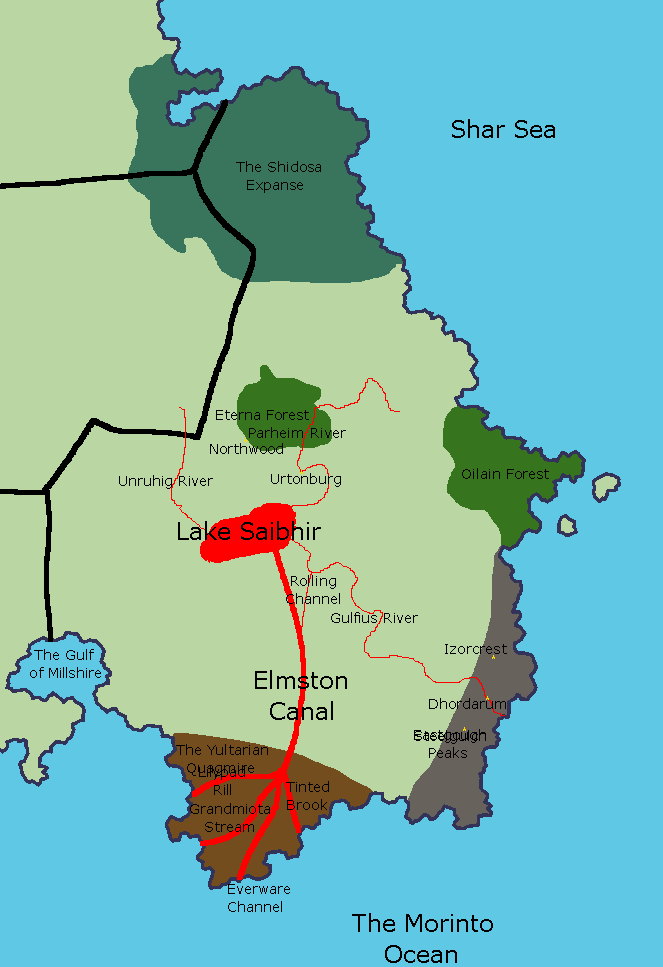
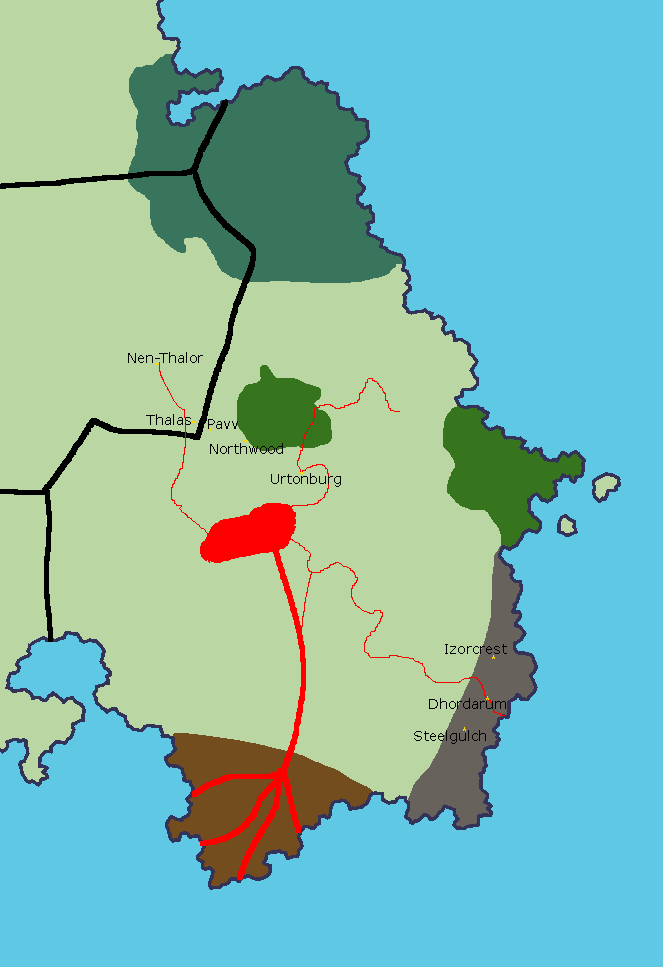
Layer changes from the first 663 x 967 image to the second:
added layer "Nen-Thalor" in group "City Labels" over 128, 352, 203, 363
added layer "Thalas" in group "City Labels" over 146, 414, 191, 425
added layer "Pavv" in group "City Labels" over 208, 419, 238, 429
painted on "Cities" over 156, 361, 212, 432
hid group "Water Labels" (13 layers) over 30, 119, 555, 963
painted on "Water" over 159, 362, 179, 407
hid group "Geography Labels" (5 layers) over 176, 161, 549, 776
